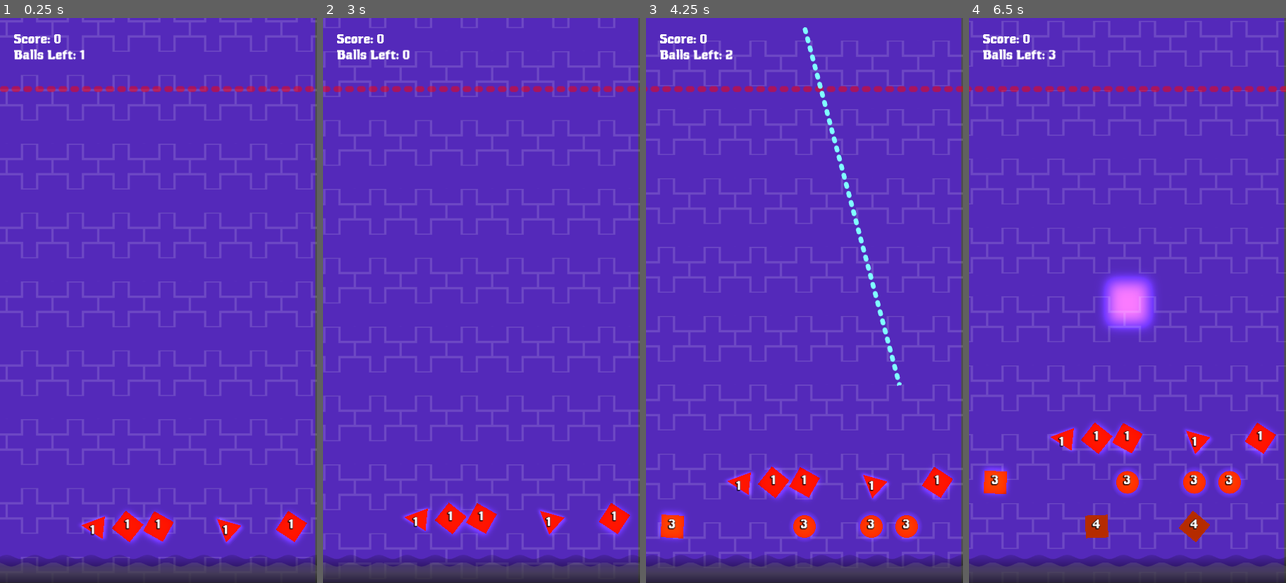
Above: before the commit, frames 1-4 (left to right).
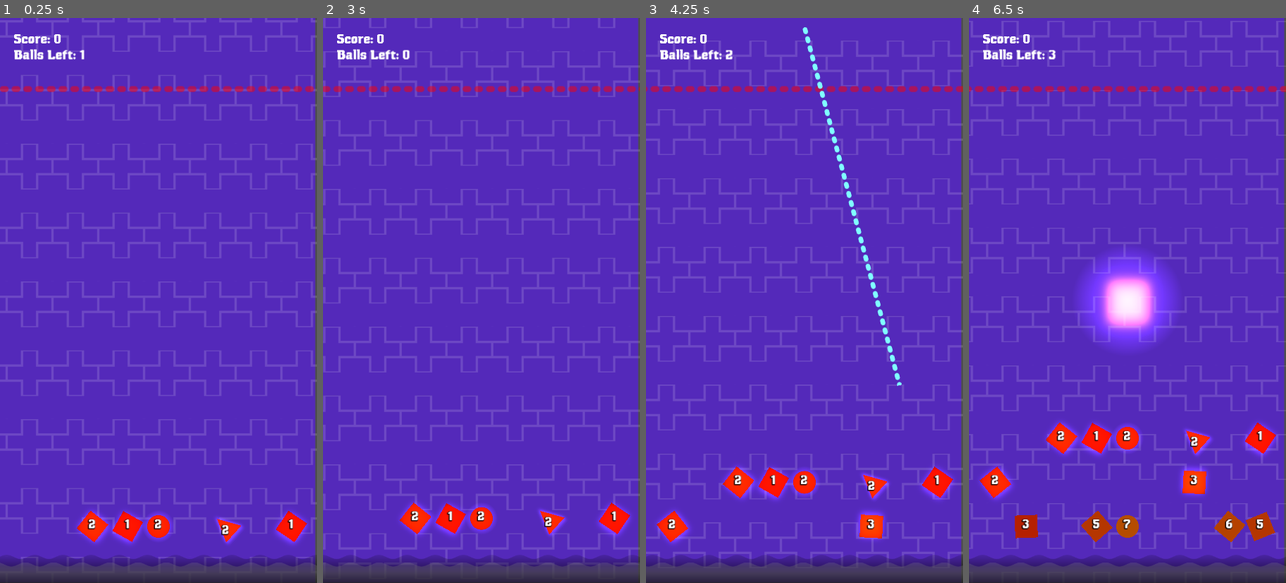
Above: after the commit, the same moments.

Repository: mbosetti/BallBouncer
Game: Godot game, scene res://scenes/game/game_scene.tscn
Two runs of this game, one before a commit and one after it. Both use one fixed random seed, a clock stepped at 60 frames per second and the inputs below.
Inputs (mouse positions are in pixels of both pictures, inside the frame that each line leads up to):
- Up to frame 1 (0.25 s): no input
- Up to frame 2 (3 s): move the mouse to (551, 272) at 0.52 s; press the mouse at (551, 272) at 0.53 s; move the mouse to (418, 328) at 1.27 s; release the mouse at (418, 328) at 1.28 s; click (418, 328) at 1.35 s; move the mouse to (513, 176) at 2.02 s; press the mouse at (513, 176) at 2.03 s; move the mouse to (465, 413) at 2.77 s; release the mouse at (465, 413) at 2.78 s; click (465, 413) at 2.85 s
- Up to frame 3 (4.25 s): move the mouse to (899, 385) at 3.52 s; press the mouse at (899, 385) at 3.53 s
- Up to frame 4 (6.5 s): move the mouse to (1032, 215) at 4.27 s; release the mouse at (1032, 215) at 4.28 s; click (1032, 215) at 4.35 s; move the mouse to (1143, 300) at 5.02 s; press the mouse at (1143, 300) at 5.03 s; move the mouse to (1079, 159) at 5.77 s; release the mouse at (1079, 159) at 5.78 s; click (1079, 159) at 5.85 s

The runs differ from the first frame. In frame 1, 0.6% of the frame differs, in the area x 24-97%, y 87-94%; in frame 2, 0.6%; in frame 3, 1.7%; in frame 4, 7.3%, in the area x 3-97%, y 41-93%.

Commit message:
refactor setting score, add range for object health

Diff:
--- a/scenes/game/game_scene.tscn
+++ b/scenes/game/game_scene.tscn
@@ -148,13 +148,13 @@
 [node name="ProjectileLauncher" parent="." instance=ExtResource("7_35dpy")]
 position = Vector2(0, -619)
 launch_speed = 1000.0
-launch_delay = null
 launch_sound = "res://assets/sfx/launch.mp3"
 
 [node name="CollidableObjectSpawner" type="Node2D" parent="." node_paths=PackedStringArray("spawn_parent")]
 script = ExtResource("8_lmsiy")
 spawn_count_min = 2
 spawn_count_max = 5
+spawn_location_prefix = null
 spawnable_objects = Array[PackedScene]([ExtResource("9_flstf"), ExtResource("10_gfmyq"), ExtResource("11_4gxdp")])
 spawn_parent = NodePath("../Objects")
 
@@ -231,7 +231,7 @@
 
 [node name="Round_Start" type="Node" parent="State Machine"]
 script = ExtResource("18_n7oe4")
-health_muliplier = 1.58
+health_muliplier_max = 2.5
 
 [node name="Round" type="Node" parent="State Machine"]
 script = ExtResource("19_vlimi")
--- a/scripts/BallBouncer.gd
+++ b/scripts/BallBouncer.gd
@@ -32,12 +32,20 @@
 	emit_signal("has_loaded")
 	# _reset()
 
+func set_score(score: int):
+	self.score = score
+	ui.set_score(score)
+	gameOverScreen.set_score(score)
+	if score > high_score:
+		high_score = score
+		ui.set_high_score(high_score)
+		gameOverScreen.set_score(high_score)
+
 func _reset():
-	score = 0
 	_is_game_over = false
 	projectiles_count = projectile_count
 	round = starting_round
-	ui.set_score(score)
+	set_score(0)
 	for child in object_container.get_children():
 		if child is CollidableObject or child is Projectile:
 			object_container.remove_child(child)
@@ -108,8 +116,8 @@
 func hide_line():
 	projectileLauncher.hide_line()
 
-func _spawn_collidable_objects(health: int):
-	var spawned = collidableObjectSpawner.spawn(health)
+func _spawn_collidable_objects(min: int, max: int):
+	var spawned = collidableObjectSpawner.spawn(min, max)
 	for co in spawned:
 		co.death.connect(_on_collidable_object_destroyed)
 
--- a/scripts/CollidableObject.gd
+++ b/scripts/CollidableObject.gd
@@ -45,7 +45,7 @@
 	particles.emitting = false
 
 func _do_death():
-	AudioManager.play(death_sound)
+	AudioManager.play(AudioManager.Params.new(death_sound))
 	emit_signal("death", self)
 	queue_free()
 
--- a/scripts/CollidableObjectSpawner.gd
+++ b/scripts/CollidableObjectSpawner.gd
@@ -17,7 +17,7 @@
 		if child.name.begins_with(spawn_location_prefix):
 			_spawn_locations.append(child)
 
-func spawn(health: int = 1) -> Array:
+func spawn(min: int = 1, max: int = 1) -> Array:
 	var randomSpawnLocations = _spawn_locations.duplicate()
 	randomSpawnLocations.shuffle()
 	var spawn_count = randi() % (spawn_count_max - spawn_count_min + 1) + spawn_count_min
@@ -26,7 +26,7 @@
 		var spawn_location = randomSpawnLocations[i]
 		var spawn_scene = spawnable_objects[randi() % spawnable_objects.size()]
 		var spawn = spawn_scene.instantiate() as CollidableObject
-		spawn.health = health
+		spawn.health = randi_range(min, max)
 		spawn_parent.add_child(spawn)
 		spawn.position = spawn_location.position
 		spawn.random_rotation()
--- a/scripts/ProjectileLauncher.gd
+++ b/scripts/ProjectileLauncher.gd
@@ -26,6 +26,11 @@
 var projectile_scene = preload("res://scenes/game/projectile.tscn")
 var _show_line: bool = false
 
+var _launch_params: AudioManager.Params
+
+func _ready() -> void:
+	_launch_params = AudioManager.Params.new(launch_sound, 0.2, 1)
+
 func _process(delta: float) -> void:
 	if _show_line:
 		# TODO: Not hardcoded
@@ -50,11 +55,11 @@
 		# Create a new projectile if needed
 		if _projectiles.size() == 0:
 			projectile = _create_projectile()
+			params.parent.add_child(projectile)
 			_projectiles.append(projectile)
 
 		projectile = _projectiles.pop_front()
 		projectiles.append(projectile)
-		params.parent.add_child(projectile)
 
 		# Launch the projectile
 		projectile.global_position = self.global_position
@@ -66,7 +71,7 @@
 			projectile.connect("hit", params.hit_callback)
 
 		emit_signal("projectile_launched", projectile)
-		AudioManager.play(launch_sound)
+		AudioManager.play(_launch_params)
 		await get_tree().create_timer(launch_delay).timeout
 	return projectiles
 
--- a/scripts/audio/audio_manager.gd
+++ b/scripts/audio/audio_manager.gd
@@ -1,4 +1,14 @@
 extends Node
+
+class Params:
+	var sound_path: String
+	var expiration: float
+	var priority: int
+
+	func _init(sound_path: String, expiration: float = INF, priority: int = 100):
+		self.sound_path = sound_path
+		self.expiration = expiration
+		self.priority = priority
 
 @export var num_players: int = 8
 @export var bus: String = "master"
@@ -6,26 +16,36 @@
 var _available = []
 var queue = []
 
-
 func _ready():
-    for i in num_players:
-        var p = AudioStreamPlayer.new()
-        add_child(p)
-        _available.append(p)
-        p.finished.connect(_on_stream_finished.bind(p))
-        p.bus = bus
-
+	for i in num_players:
+		var p = AudioStreamPlayer.new()
+		add_child(p)
+		_available.append(p)
+		p.finished.connect(_on_stream_finished.bind(p))
+		p.bus = bus
 
 func _on_stream_finished(stream):
-    _available.append(stream)
+	_available.append(stream)
 
+func play(params: Params):
+	queue.append(params)
+	_sort_queue()
 
-func play(sound_path):
-    queue.append(sound_path)
+func _sort_priority(x, y):
+	return x.priority < y.priority
 
+func _sort_queue():
+	queue.sort_custom(_sort_priority)
+
+func _filter_expired(delta: float):
+	for i in queue.size():
+		if queue[i].expiration != null && queue[i].expiration <= 0.0:
+			queue.remove(i)
 
 func _process(delta):
-    if not queue.is_empty() and not _available.is_empty():
-        _available[0].stream = load(queue.pop_front())
-        _available[0].play()
-        _available.pop_front()
+	_filter_expired(delta)
+	if not queue.is_empty() and not _available.is_empty():
+		var param = queue.pop_front()
+		_available[0].stream = load(param.sound_path)
+		_available[0].play()
+		_available.pop_front()
--- a/scripts/projectile.gd
+++ b/scripts/projectile.gd
@@ -42,7 +42,8 @@
 		return
 
 	emit_signal("hit")
-	AudioManager.play(collidable_object_sound)
+
+	AudioManager.play(AudioManager.Params.new(collidable_object_sound, 0.05, 1))
 
 	if _last_collided == null:
 		reset()
--- a/scripts/state/game/game_over_state.gd
+++ b/scripts/state/game/game_over_state.gd
@@ -4,6 +4,5 @@
 
 func enter():
 	game.gameOverScreen.visible = true
-	game.gameOverScreen.set_score(game.score)
-	game.gameOverScreen.set_high_score(game.score)
+	game.set_score(game.score)
 	game.save_game()
--- a/scripts/state/game/round_start_state.gd
+++ b/scripts/state/game/round_start_state.gd
@@ -1,13 +1,14 @@
 extends "res://scripts/state/game/game_state.gd"
 
-@export var health_muliplier = 1.3
+@export var health_muliplier_min = 1.3
+@export var health_muliplier_max = 1.5
 
 func enter():
 	_start_round()
 
 func _start_round():
-	var round_health = (game.round + 1) * health_muliplier
-	game._spawn_collidable_objects(round_health)
+	var round_health = (game.round + 1)
+	game._spawn_collidable_objects(round_health * health_muliplier_min, round_health * health_muliplier_max)
 	game.projectiles_count += 1
 	game.round += 1
 	game._has_shot = false
